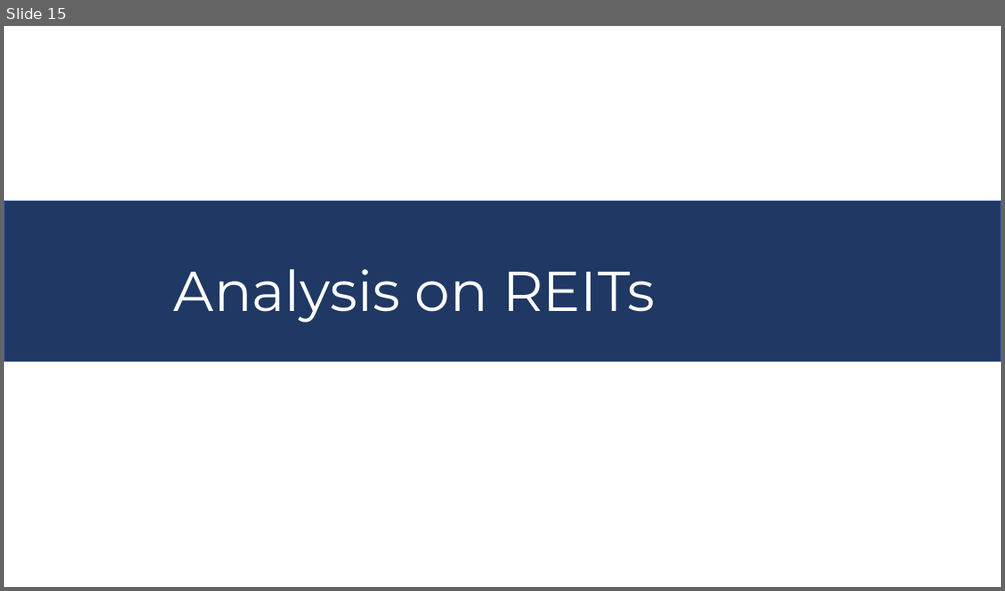
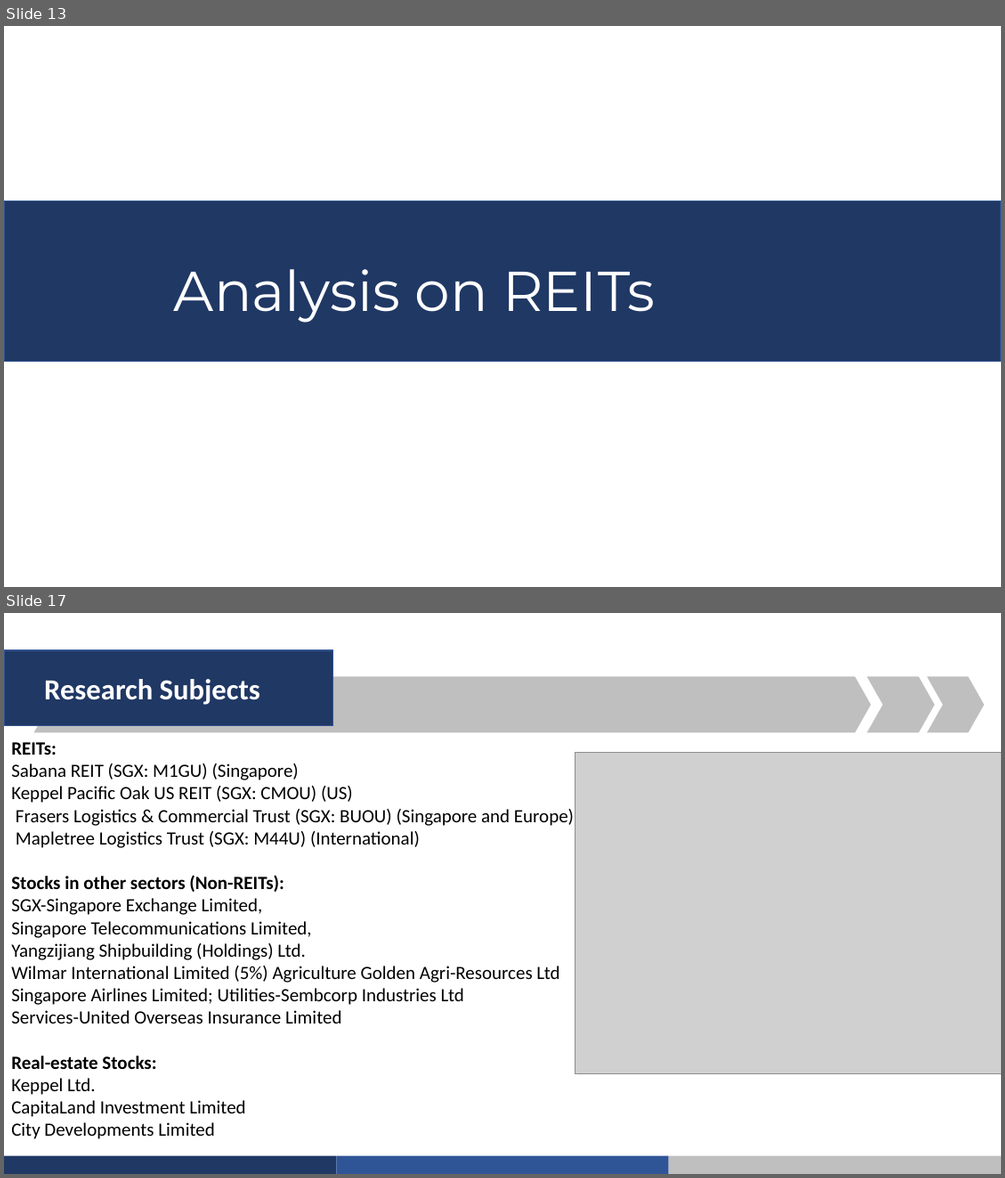
Before and after one commit to Wuvist/sgx3000, a slide deck: Group 2 Presentation.pptx. Shown one above the other, each under a label of ours: slide 15 before the commit, slides 13 and 17 after it; the slides between them are not shown. The pictures are 1005x591 and 1005x1178 pixels, drawn with LibreOffice and Linux fonts; fonts in the diff are those of the drawing; grey boxes stand for pictures. Boxes give left, top, right and bottom in pixels: in the first picture for what was removed or moved away, otherwise in the second. Text is boxed around its words. In the diff, an @@ line names an element or a change of style, - is before the commit and + after.

```diff
--- a/Group 2 Presentation.pptx
+++ b/Group 2 Presentation.pptx
@@ slide 17 added at <box>4,613,1001,1174</box>, background #CAEACE @@
@@ rectangle added at <box>4,650,333,726</box>, fill #203864, outline #325491 1 pt, 28 pt, text #CAEACE, bold @@
+Research Subjects
@@ chevron added at <box>34,676,871,732</box>, fill #7CCB86 @@
@@ chevron added at <box>867,676,934,732</box>, fill #7CCB86 @@
@@ chevron added at <box>927,676,984,732</box>, fill #7CCB86 @@
@@ text added at <box>11,742,574,1139</box>, 18 pt, text #000000 @@
+REITs:
+Sabana REIT (SGX: M1GU) (Singapore)
+Keppel Pacific Oak US REIT (SGX: CMOU) (US)
+Frasers Logistics & Commercial Trust (SGX: BUOU) (Singapore and Europe)
+Mapletree Logistics Trust (SGX: M44U) (International)
+Stocks in other sectors (Non-REITs):
+SGX-Singapore Exchange Limited,
+Singapore Telecommunications Limited,
+Yangzijiang Shipbuilding (Holdings) Ltd.
+Wilmar International Limited (5%) Agriculture Golden Agri-Resources Ltd
+Singapore Airlines Limited; Utilities-Sembcorp Industries Ltd
+Services-United Overseas Insurance Limited
+Real-estate Stocks:
+Keppel Ltd.
+CapitaLand Investment Limited
+City Developments Limited
@@ picture added at <box>575,752,1001,1074</box> @@
@@ freeform shape added at <box>4,1156,336,1174</box>, fill #203864 @@
@@ freeform shape added at <box>336,1156,668,1174</box>, fill #2F5597 @@
@@ freeform shape added at <box>669,1156,1001,1174</box>, fill #7CCB86 @@
@@ what was slide 15 is now slide 13 @@
```
Also in this commit, not shown: 2 slides changed, 17 other slides added, 15 slides removed.
